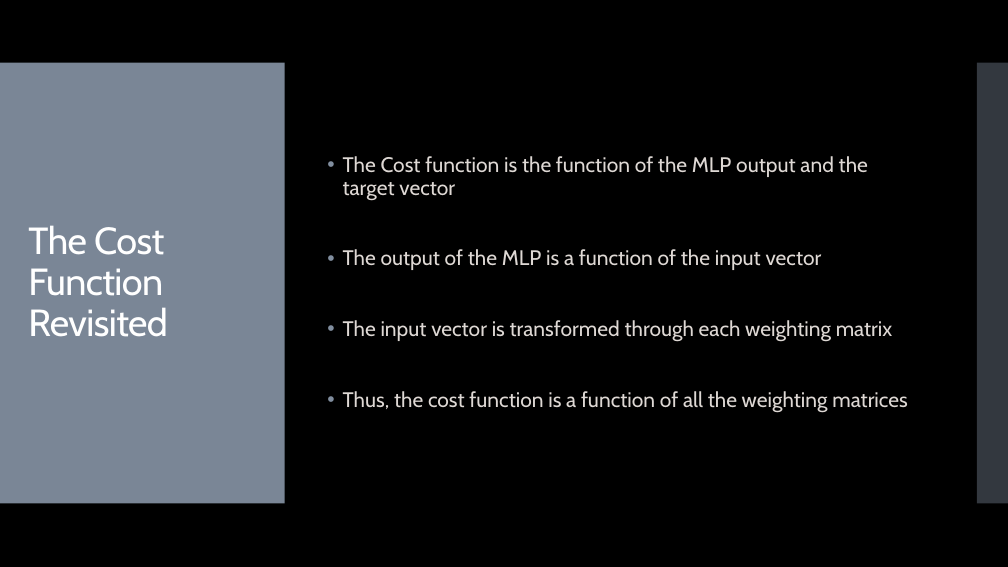
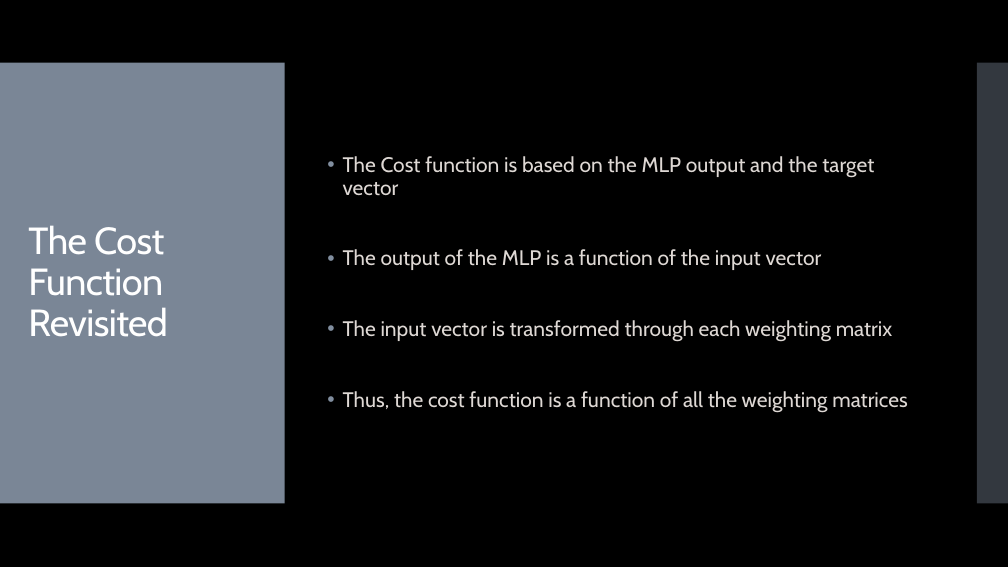
Before and after one commit to landonbuell/Convolutional-Neural-Networks, a slide deck: slide 15 of Presentations/11_03_2020/Training a Multilayer Perceptron with Stochastic Gradient Descent.pptx. Drawn at 1008x567 pixels with LibreOffice and Linux fonts; fonts in the diff are those of the drawing. Boxes give left, top, right and bottom in pixels: in the first picture for what was removed or moved away, otherwise in the second. Text is boxed around its words. In the diff, an @@ line names an element or a change of style, - is before the commit and + after.

```diff
--- a/Presentations/11_03_2020/Training a Multilayer Perceptron with Stochastic Gradient Descent.pptx
+++ b/Presentations/11_03_2020/Training a Multilayer Perceptron with Stochastic Gradient Descent.pptx
@@ text at bbox=[343, 156, 874, 196]: text changed @@
-• The Cost function is the function of the MLP output and the target vector
+• The Cost function is based on the MLP output and the target vector
```
